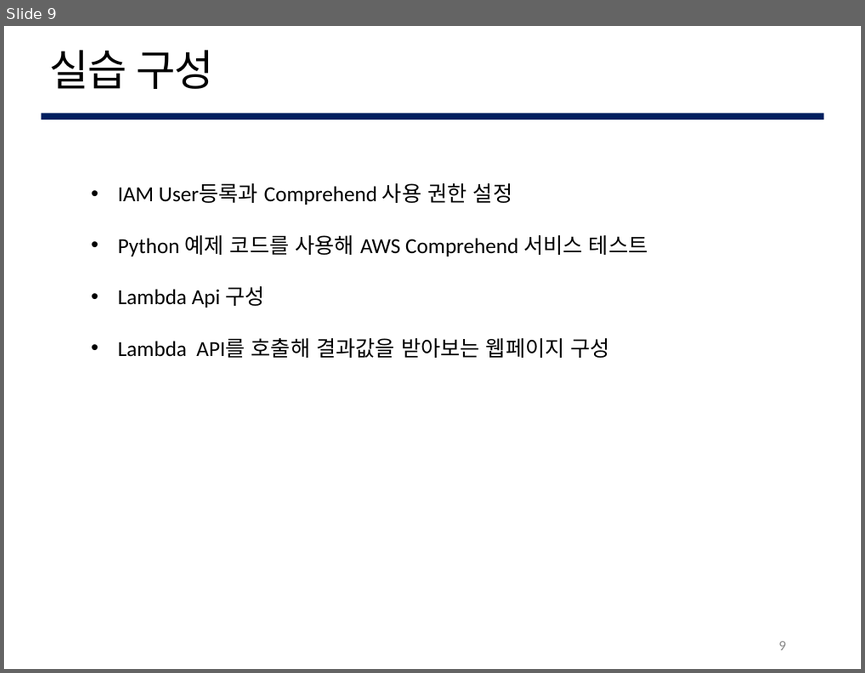
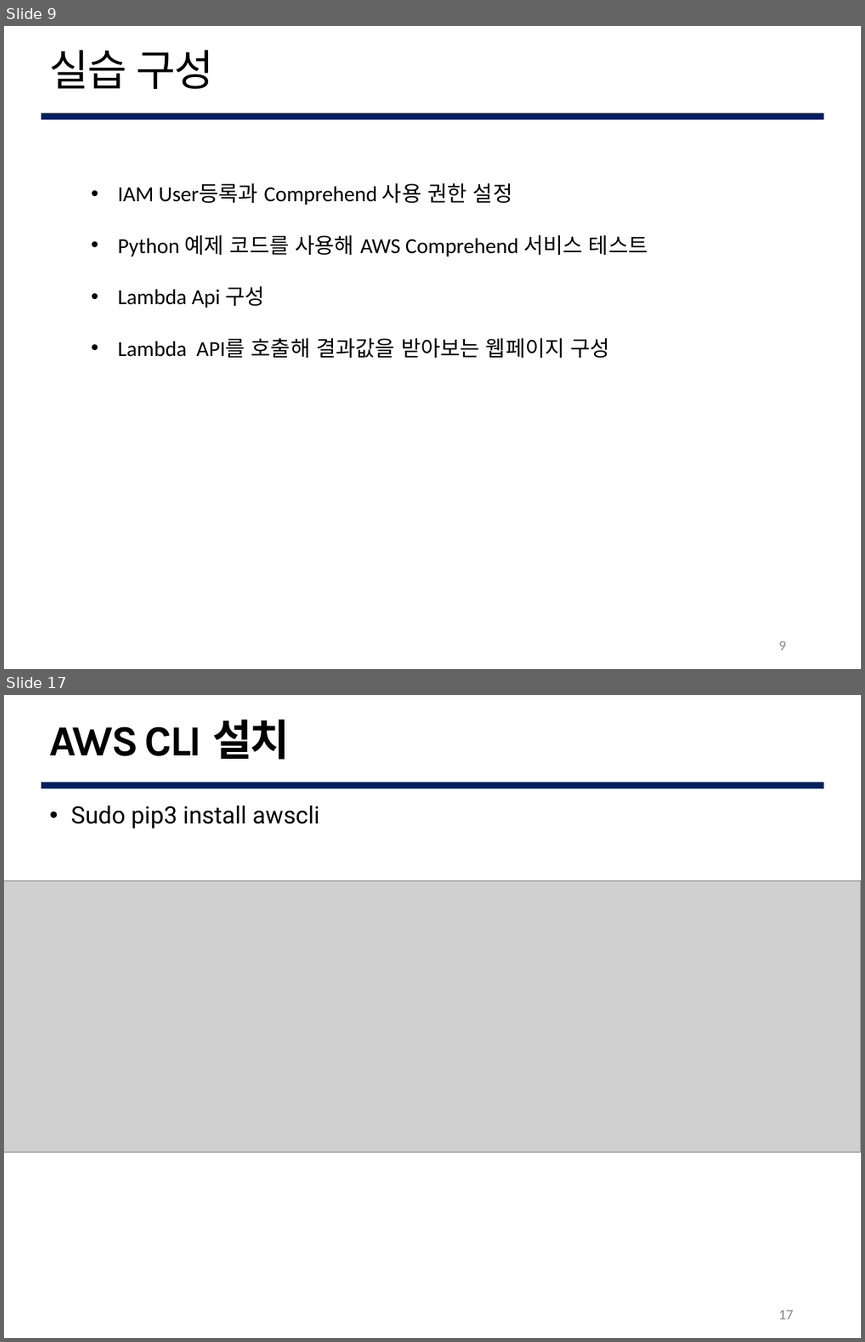
Before and after one commit to lee95292/AWS_Comprehend_onUse, a slide deck: sildes/AWS_Comprehend.pptx. Shown one above the other, each under a label of ours: slide 9 before the commit, slides 9 and 17 after it; the slides between them are not shown. The pictures are 865x673 and 865x1342 pixels, drawn with LibreOffice and Linux fonts; fonts in the diff are those of the drawing; grey boxes stand for pictures; background and template pictures are left out. Boxes give left, top, right and bottom in pixels: in the first picture for what was removed or moved away, otherwise in the second. Text is boxed around its words. In the diff, an @@ line names an element or a change of style, - is before the commit and + after.

```diff
--- a/sildes/AWS_Comprehend.pptx
+++ b/sildes/AWS_Comprehend.pptx
@@ slide 17 added at (4, 695, 861, 1338), background #FFFFFF; not listed: 1 template element that a slide beside it also shows @@
@@ text added at (50, 719, 290, 760), 36 pt, text #000000, bold @@
+AWS CLI 설치
@@ text added at (71, 805, 319, 828), 20 pt, text #000000 @@
+• Sudo pip3 install awscli
@@ picture added at (4, 881, 861, 1152) @@
@@ page number added at (778, 1310, 793, 1319), 12 pt, text #888888 @@
+17
```
Also in this commit, not shown: 2 slides changed, 6 other slides added, 41 slides removed.
